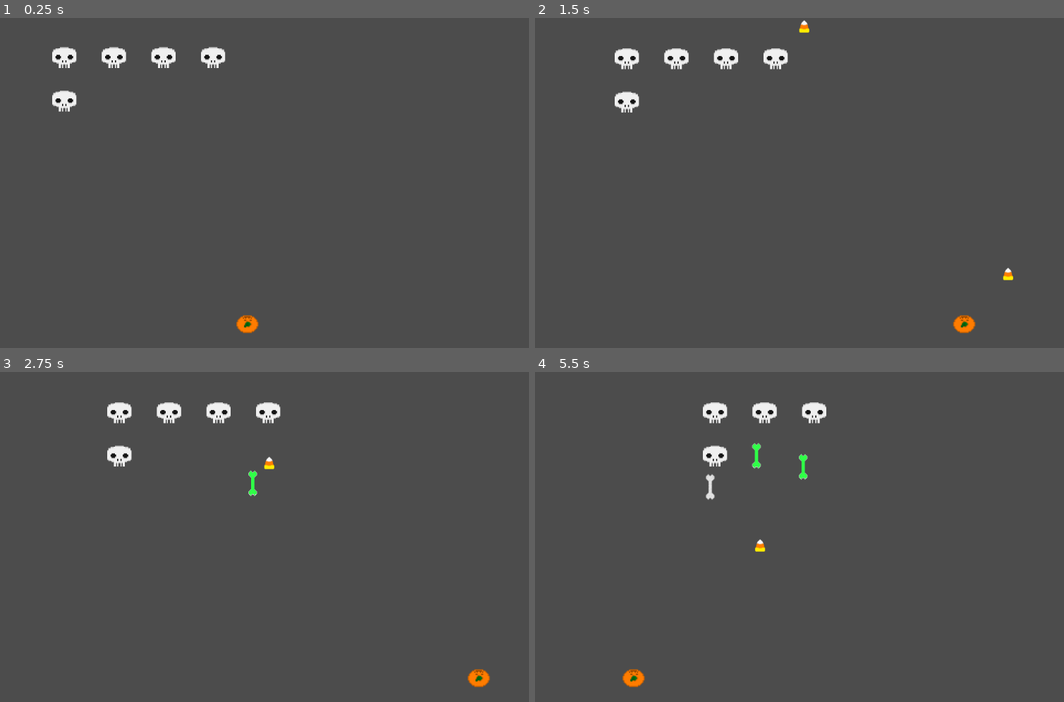
Above: before the commit, frames 1-4 (two rows, left to right).
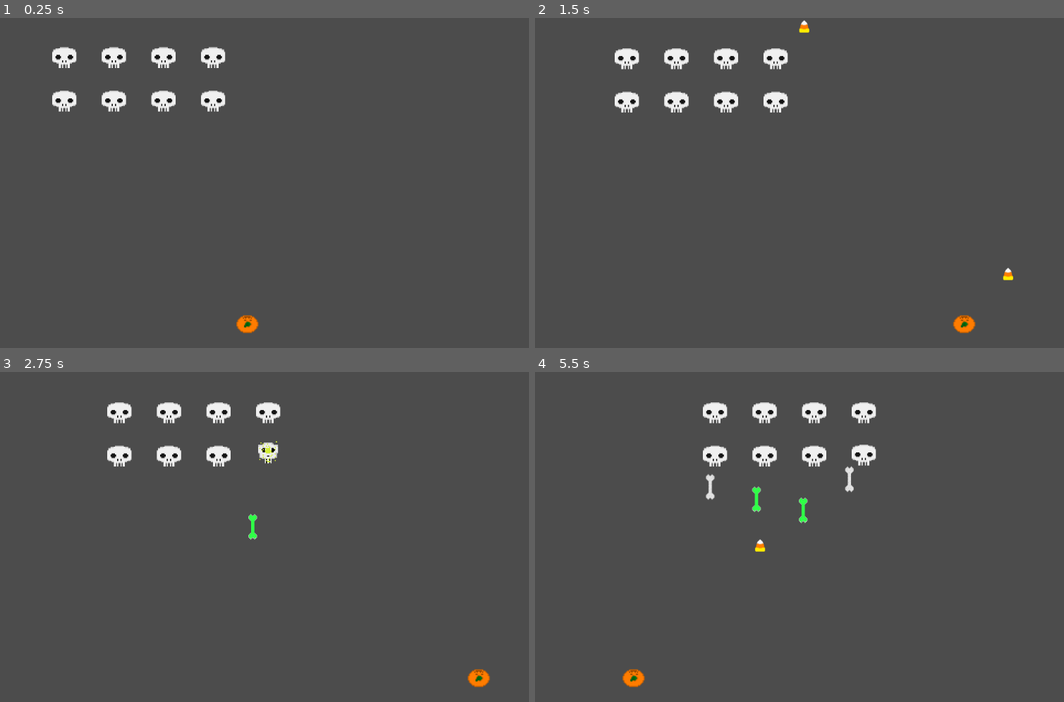
Above: after the commit, the same moments.

Repository: jdibble21/MJ-Spooky-Invaders
Game: Godot game, scene res://src/Level.tscn
The game is run twice, just before and just after one commit, with the same random seed, the same clock (stepped at 60 frames per second) and the same inputs.
Inputs:
- Up to frame 1 (0.25 s): no input
- Up to frame 2 (1.5 s): hold Right (move_right) 0.53-1.28 s; tap Space (fire) at 0.6, 1.35 s; hold Left (move_left) from 1.28 s (still down)
- Up to frame 3 (2.75 s): release Left (move_left) at 2.03 s; hold Right (move_right) from 2.03 s (still down); tap Space (fire) at 2.1 s
- Up to frame 4 (5.5 s): tap Space (fire) every 0.75 s from 2.85 to 5.1 s; release Right (move_right) at 3.53 s; hold Left (move_left) from 3.53 s (still down)

The runs differ from the first frame. In frame 1, 0.7% of the frame differs, in the area x 19-43%, y 22-29%; in frame 2, 0.7%; in frame 3, 0.9%; in frame 4, 1.3%, in the area x 40-65%, y 9-46%.

Commit message:
Add more spawn points

Diff:
--- a/project/src/Level.gd
+++ b/project/src/Level.gd
@@ -1,10 +1,9 @@
 extends Node2D
-
 
 onready var _player = $Player
 onready var _spawn_points = $SpawnPoints
 onready var _music_loop = $MusicLoop
-# Called when the node enters the scene tree for the first time.
+
 func _ready():
 	# evenutally place fly in animation for enemy spawning here
 	_music_loop.play()
--- a/project/src/Player.gd
+++ b/project/src/Player.gd
@@ -8,8 +8,10 @@
 export var velocity := 600
 
 var _current_pos := Vector2()
+var _screensize
 
 func _ready():
+	_screensize = get_viewport_rect().size
 	pass
 
 
@@ -20,7 +22,9 @@
 		_current_pos.x -= velocity * delta
 	if Input.is_action_pressed("move_right"):
 		_current_pos.x += velocity * delta
-	self.position = _current_pos
+	position = _current_pos
+
+
 
 
 func _fire():
--- a/project/src/SpawnPoints.gd
+++ b/project/src/SpawnPoints.gd
@@ -22,11 +22,15 @@
 onready var _spawn_three = $Spawn3.position
 onready var _spawn_four = $Spawn4.position
 onready var _spawn_five = $Spawn5.position
+onready var _spawn_six = $Spawn6.position
+onready var _spawn_seven = $Spawn7.position
+onready var _spawn_eight = $Spawn8.position
 onready var _bonus_one = $SpawnBonus1.position
 onready var _bonus_two = $SpawnBonus2.position
 
 func _ready():
-	var pos_array = [_spawn_one,_spawn_two,_spawn_three,_spawn_four,_spawn_five]
+	var pos_array = [_spawn_one,_spawn_two,_spawn_three,
+	_spawn_four,_spawn_five, _spawn_six, _spawn_seven, _spawn_eight]
 	for current_pos in pos_array:
 		_spawn(current_pos)
 	_current_velocity = SPEED
@@ -122,3 +126,33 @@
 		timer.start()
 		yield(timer, "timeout")
 		_spawn(_spawn_five)
+
+
+func _on_Spawn6_area_exited(area):
+	if !(area.is_in_group("player_bullet")):
+		var timer = Timer.new()
+		timer.set_wait_time(RESPAWN_DELAY)
+		add_child(timer)
+		timer.start()
+		yield(timer, "timeout")
+		_spawn(_spawn_six)
+
+
+func _on_Spawn7_area_exited(area):
+	if !(area.is_in_group("player_bullet")):
+		var timer = Timer.new()
+		timer.set_wait_time(RESPAWN_DELAY)
+		add_child(timer)
+		timer.start()
+		yield(timer, "timeout")
+		_spawn(_spawn_seven)
+
+
+func _on_Spawn8_area_exited(area):
+	if !(area.is_in_group("player_bullet")):
+		var timer = Timer.new()
+		timer.set_wait_time(RESPAWN_DELAY)
+		add_child(timer)
+		timer.start()
+		yield(timer, "timeout")
+		_spawn(_spawn_eight)
--- a/project/src/SpawnPoints.tscn
+++ b/project/src/SpawnPoints.tscn
@@ -89,3 +89,6 @@
 [connection signal="area_exited" from="Spawn3" to="." method="_on_Spawn3_area_exited"]
 [connection signal="area_exited" from="Spawn4" to="." method="_on_Spawn4_area_exited"]
 [connection signal="area_exited" from="Spawn5" to="." method="_on_Spawn5_area_exited"]
+[connection signal="area_exited" from="Spawn6" to="." method="_on_Spawn6_area_exited"]
+[connection signal="area_exited" from="Spawn7" to="." method="_on_Spawn7_area_exited"]
+[connection signal="area_exited" from="Spawn8" to="." method="_on_Spawn8_area_exited"]
